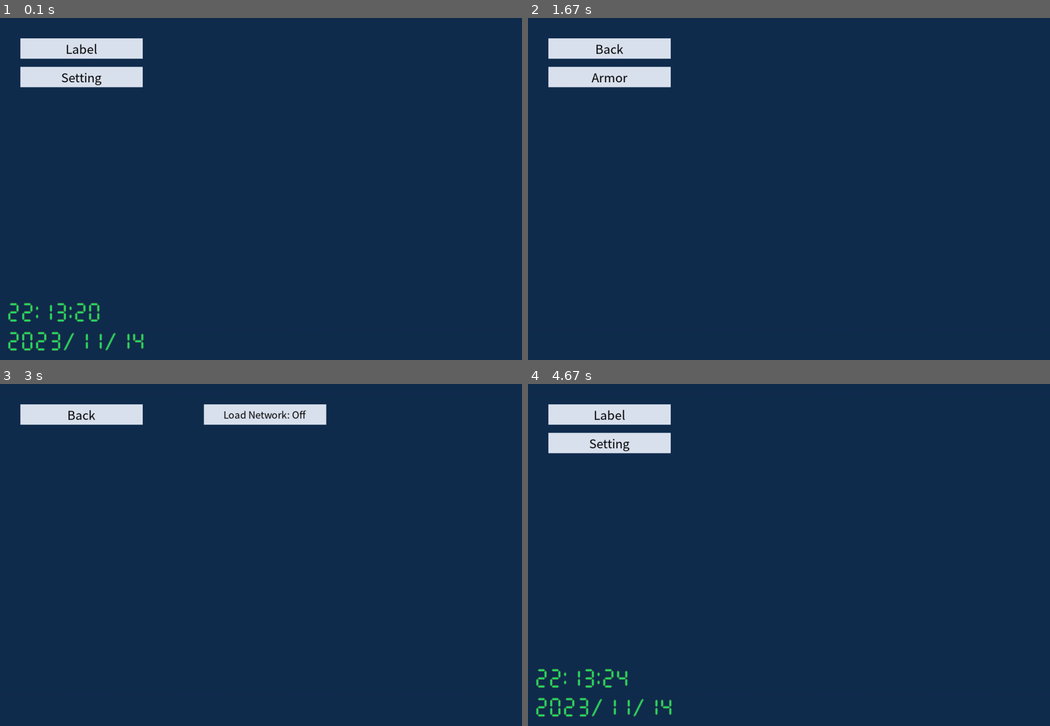
Above: before the commit, frames 1-4 (two rows, left to right).
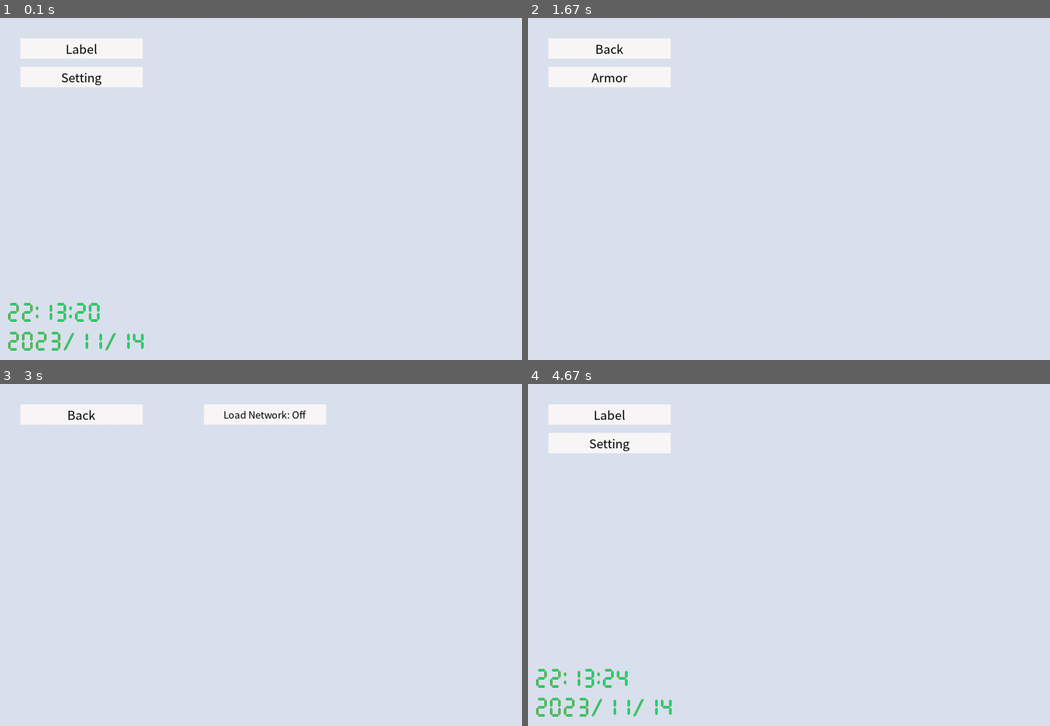
Above: after the commit, the same moments.

Repository: EclidFundgue/PyLabelRoboMaster
Game: pygame game, started from start.py
Two runs of this game, one before a commit and one after it. Both use one fixed random seed, a clock stepped at 60 frames per second and the inputs below.
Inputs (mouse positions are in pixels of both pictures, inside the frame that each line leads up to):
- Up to frame 1 (0.1 s): no input
- Up to frame 2 (1.67 s): press the mouse at (611, 48) at 0.37 s; move the mouse to (616, 158) at 0.47 s; release the mouse at (627, 267) at 0.6 s; press the mouse at (611, 76) at 0.7 s; move the mouse to (721, 168) at 0.8 s; release the mouse at (825, 260) at 0.93 s; press the mouse at (1034, 31) at 1.03 s; move the mouse to (956, 86) at 1.13 s; release the mouse at (872, 141) at 1.27 s; press the mouse at (611, 48) at 1.37 s; move the mouse to (695, 182) at 1.47 s; release the mouse at (778, 312) at 1.6 s
- Up to frame 3 (3 s): press the mouse at (83, 414) at 1.7 s; move the mouse to (73, 479) at 1.8 s; release the mouse at (67, 544) at 1.93 s; press the mouse at (83, 442) at 2.03 s; move the mouse to (187, 565) at 2.13 s; release the mouse at (297, 684) at 2.27 s; press the mouse at (83, 414) at 2.37 s; move the mouse to (234, 469) at 2.47 s; release the mouse at (391, 524) at 2.6 s; press the mouse at (83, 442) at 2.7 s; move the mouse to (198, 472) at 2.8 s; release the mouse at (313, 507) at 2.93 s
- Up to frame 4 (4.67 s): press the mouse at (794, 414) at 3.03 s; move the mouse to (742, 513) at 3.13 s; release the mouse at (689, 616) at 3.27 s; press the mouse at (794, 414) at 3.37 s; move the mouse to (747, 537) at 3.47 s; release the mouse at (700, 664) at 3.6 s; press the mouse at (794, 414) at 3.7 s; move the mouse to (820, 510) at 3.8 s; release the mouse at (851, 606) at 3.93 s; press the mouse at (794, 414) at 4.03 s; move the mouse to (721, 428) at 4.13 s; release the mouse at (642, 442) at 4.27 s; press the mouse at (611, 414) at 4.37 s; move the mouse to (789, 425) at 4.47 s; release the mouse at (966, 431) at 4.6 s

The runs differ from the first frame. In frame 1, 99% of the frame differs, in the area x 0-100%, y 0-100%; in frame 2, 100%; in frame 3, 100%; in frame 4, 99%.

Commit message:
change color

Diff:
--- a/src/pages/menus.py
+++ b/src/pages/menus.py
@@ -6,6 +6,11 @@
 from ..pygame_gui import TextButton
 from ..resources_loader import ConfigLoader
 
+
+_TEXT_BUTTON_COLOR = (249, 247, 247)
+_TEXT_BUTTON_HOVER_COLOR = (63, 114, 175)
+_TEXT_BUTTON_PRESSED_COLOR = (219, 226, 239)
+_TEXT_SWITCH_COLOR = _TEXT_BUTTON_COLOR
 
 class MainMenu(StackedPage):
     def __init__(self, w: int, h: int, x: int, y: int, page_incidies: dict):
@@ -20,9 +25,9 @@
             300, 50, 50, 50,
             text='Label',
             font=text_font,
-            background_color=(219, 226, 239),
-            hover_color=(63, 114, 175),
-            pressed_color=(249, 247, 247),
+            background_color=_TEXT_BUTTON_COLOR,
+            hover_color=_TEXT_BUTTON_HOVER_COLOR,
+            pressed_color=_TEXT_BUTTON_PRESSED_COLOR,
             on_press=self._onPageChangeLabeling,
             cursor_change=True
         )
@@ -33,9 +38,9 @@
             300, 50, 50, 120,
             text='Setting',
             font=text_font,
-            background_color=(219, 226, 239),
-            hover_color=(63, 114, 175),
-            pressed_color=(249, 247, 247),
+            background_color=_TEXT_BUTTON_COLOR,
+            hover_color=_TEXT_BUTTON_HOVER_COLOR,
+            pressed_color=_TEXT_BUTTON_PRESSED_COLOR,
             on_press=self._onPageChangeSetting,
             cursor_change=True
         )
@@ -46,7 +51,7 @@
         self.addChild(clock)
 
         # background
-        self.setBackgroundColor((17, 45, 78))
+        self.setBackgroundColor((219, 226, 239))
 
     def _onPageChangeLabeling(self) -> None:
         self.setPage(self.page_incidies['labeling_menu'])
@@ -67,9 +72,9 @@
             300, 50, 50, 50,
             text='Back',
             font=text_font,
-            background_color=(219, 226, 239),
-            hover_color=(63, 114, 175),
-            pressed_color=(249, 247, 247),
+            background_color=_TEXT_BUTTON_COLOR,
+            hover_color=_TEXT_BUTTON_HOVER_COLOR,
+            pressed_color=_TEXT_BUTTON_PRESSED_COLOR,
             on_press=self._onPageChangeBack,
             cursor_change=True
         )
@@ -80,16 +85,16 @@
             300, 50, 50, 120,
             text='Armor',
             font=text_font,
-            background_color=(219, 226, 239),
-            hover_color=(63, 114, 175),
-            pressed_color=(249, 247, 247),
+            background_color=_TEXT_BUTTON_COLOR,
+            hover_color=_TEXT_BUTTON_HOVER_COLOR,
+            pressed_color=_TEXT_BUTTON_PRESSED_COLOR,
             on_press=self._onPageChangeArmor,
             cursor_change=True
         )
         self.addChild(btn_armor)
 
         # background
-        self.setBackgroundColor((17, 45, 78))
+        self.setBackgroundColor((219, 226, 239))
 
     def _onPageChangeBack(self) -> None:
         self.setPage(self.page_incidies['main_menu'])
@@ -110,9 +115,9 @@
             300, 50, 50, 50,
             text='Back',
             font=text_font,
-            background_color=(219, 226, 239),
-            hover_color=(63, 114, 175),
-            pressed_color=(249, 247, 247),
+            background_color=_TEXT_BUTTON_COLOR,
+            hover_color=_TEXT_BUTTON_HOVER_COLOR,
+            pressed_color=_TEXT_BUTTON_PRESSED_COLOR,
             on_press=self._onPageChangeBack,
             cursor_change=True
         )
@@ -123,14 +128,14 @@
             300, 50, 500, 50,
             num_states=2,
             texts=['Load Network: Off', 'Load Network: On'],
-            background_color=(219, 226, 239),
+            background_color=_TEXT_SWITCH_COLOR,
             on_turn=self._onLoadNetworkSwitch,
             cursor_change=True
         )
         self.addChild(self.load_network_switch)
 
         # background
-        self.setBackgroundColor((17, 45, 78))
+        self.setBackgroundColor((219, 226, 239))
 
     def _onLoadNetworkSwitch(self, state: int) -> None:
         loader = ConfigLoader()
